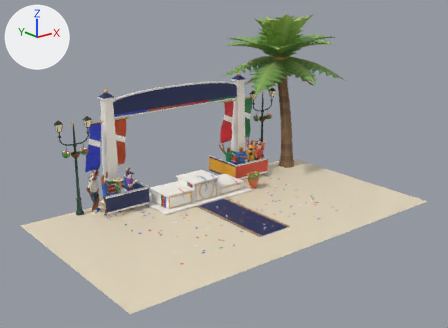
What one commit did to the glTF model apps/client/public/env/podium.glb.
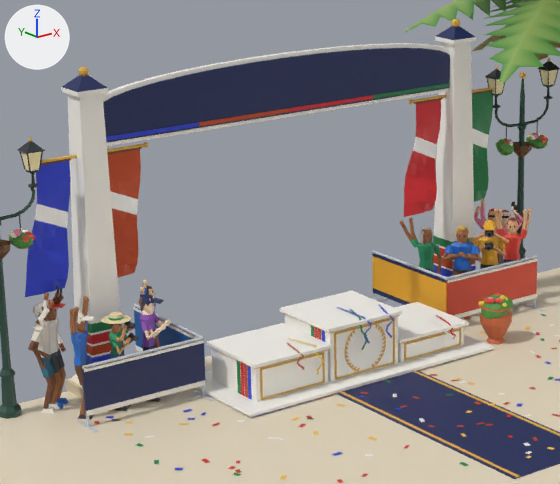
There are two pictures of each version: one whole from a camera (50 mm lens) standing at (-17.51, -23.99, 11.02) and looking at (0.29, -1.74, 2.12), one close up on the part from 17% to 62% of the width and 20% to 73% of the height. The axes (+X, +Y, +Z) are drawn at upper left. The lights are the same throughout. The first two pictures are the older version. Where no turn or scale is listed for an object, it has been applied to the vertices. Vertices at exactly the same position are counted once.
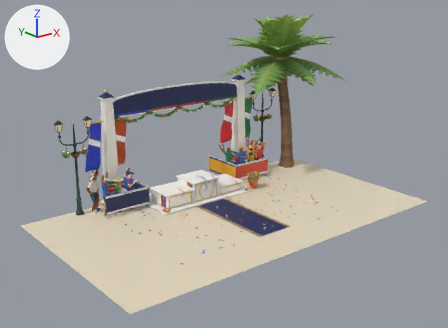
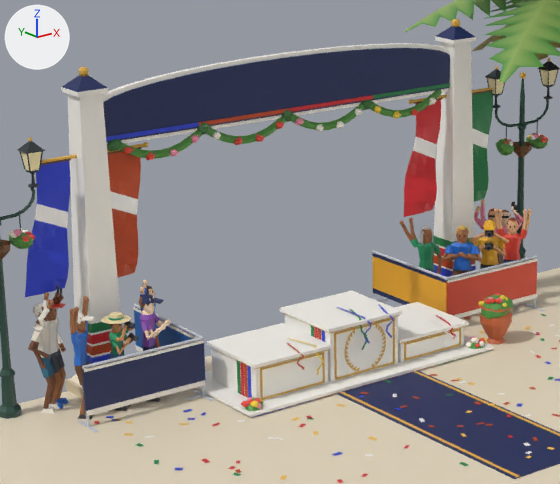
Changed parts and their boxes (x1, y1, x2, y2) in the close-ups (560 x 484 px; the box of a moved part takes in the faces that stretch with it):
'Mesh_4', reshaped, moved, rescaled (1003% wider, 1096% taller)
    before: (478, 293, 514, 319)
    after: (107, 89, 514, 411)
part 1 of me_mesh_4, moved or reshaped
    before: (478, 301, 484, 306)
    after: (123, 147, 133, 154)
part 2 of me_mesh_4, moved or reshaped
    before: (484, 299, 490, 304)
    after: (146, 153, 155, 160)
part 3 of me_mesh_4, moved or reshaped (not visible before)
    after: (191, 135, 199, 143)
part 4 of me_mesh_4, moved or reshaped (not visible before)
    after: (213, 132, 221, 139)
part 5 of me_mesh_4, moved or reshaped (not visible before)
    after: (234, 137, 243, 145)
part 6 of me_mesh_4, moved or reshaped (not visible before)
    after: (276, 121, 284, 129)
part 7 of me_mesh_4, moved or reshaped (not visible before)
    after: (295, 118, 304, 126)
part 8 of me_mesh_4, moved or reshaped
    before: (500, 295, 506, 299)
    after: (316, 124, 324, 131)
part 9 of me_mesh_4, moved or reshaped (not visible before)
    after: (336, 121, 345, 129)
part 10 of me_mesh_4, moved or reshaped (not visible before)
    after: (355, 109, 362, 116)
part 11 of me_mesh_4, moved or reshaped (not visible before)
    after: (374, 106, 382, 113)
part 12 of me_mesh_4, moved or reshaped
    before: (490, 298, 495, 303)
    after: (393, 111, 401, 118)
part 13 of me_mesh_4, added
    after: (107, 89, 442, 159)
part 14 of me_mesh_4, added
    after: (465, 336, 487, 349)
part 15 of me_mesh_4, added
    after: (241, 397, 263, 411)

What the commit changed:
me_mesh_4 is used by ob_mesh_4; location (3.08, -0.73, 0.71); scale (0.33, 0.31, 0.238).
me_mesh_4 had 210 vertices, 360 faces and spanned x -1.0..1.0, y -1.0..1.0, z -1.0..1.0.
me_mesh_4 now has 930 vertices, 1600 faces and spans x -1.0..1.0, y -1.0..1.0, z -1.0..1.0.
me_mesh_4 part 1: the loose piece of 12 vertices spanning x -0.9..-0.51, y 0.31..0.7, z 0.03..0.47 is scaled about its middle by (0.119, 0.289, 0.122), then moved by (-0.19, 0.35, 0.62).
me_mesh_4 part 2: the loose piece of 12 vertices spanning x -0.8..-0.47, y -0.16..0.21, z 0.39..0.81 is scaled about its middle by (0.13, 0.319, 0.133), then moved by (-0.15, 0.84, 0.2).
me_mesh_4 part 3: the loose piece of 12 vertices spanning x -0.41..-0.14, y 0.56..0.87, z 0.18..0.54 is scaled about its middle by (0.151, 0.389, 0.173), then moved by (-0.25, 0.15, 0.51).
me_mesh_4 part 4: the loose piece of 12 vertices spanning x 0.09..0.46, y 0.02..0.48, z 0.54..0.93 is scaled about its middle by (0.115, 0.274, 0.136), then moved by (-0.68, 0.6, 0.14).
me_mesh_4 part 5: the loose piece of 12 vertices spanning x -0.55..-0.26, y -0.09..0.22, z 0.51..0.83 is scaled about its middle by (0.156, 0.365, 0.174), then moved by (0.12, 0.8, 0.12).
me_mesh_4 part 6: the loose piece of 12 vertices spanning x 0.04..0.35, y 0.66..1.0, z 0.06..0.38 is scaled about its middle by (0.146, 0.343, 0.176), then moved by (-0.24, 0.03, 0.65).
me_mesh_4 part 7: the loose piece of 12 vertices spanning x 0.03..0.35, y 0.14..0.45, z 0.42..0.74 is scaled about its middle by (0.154, 0.367, 0.178), then moved by (-0.12, 0.57, 0.3).
me_mesh_4 part 8: the loose piece of 12 vertices spanning x -0.03..0.31, y -0.54..-0.21, z 0.62..1.0 is scaled about its middle by (0.13, 0.354, 0.153), then moved by (0.06, 1.23, -0.02).
me_mesh_4 part 9: the loose piece of 12 vertices spanning x 0.31..0.74, y -0.37..0.03, z 0.17..0.62 is scaled about its middle by (0.109, 0.281, 0.13), then moved by (-0.2, 1.03, 0.4).
me_mesh_4 part 10: the loose piece of 12 vertices spanning x 0.06..0.51, y -0.64..-0.12, z 0.27..0.76 is scaled about its middle by (0.098, 0.235, 0.114), then moved by (0.16, 1.24, 0.35).
me_mesh_4 part 11: the loose piece of 12 vertices spanning x -0.39..0.01, y -0.65..-0.18, z 0.39..0.89 is scaled about its middle by (0.102, 0.256, 0.126), then moved by (0.76, 1.28, 0.22).
me_mesh_4 part 12: the loose piece of 12 vertices spanning x -0.67..-0.39, y -0.44..-0.08, z 0.49..0.88 is scaled about its middle by (0.142, 0.344, 0.151), then moved by (1.22, 1.12, 0.11).
me_mesh_4 part 13: 264 vertices added at x -1.0..1.0, y 0.78..1.0, z 0.76..1.0.
me_mesh_4 part 14: 150 vertices added at x 0.63..0.75, y -0.99..-0.71, z -1.0..-0.87.
me_mesh_4 part 15: 126 vertices added at x -0.72..-0.62, y -1.0..-0.72, z -0.99..-0.87.
Other edits to the shape of me_mesh_4 do not show in these pictures.
Object 'Mesh_4' (ob_mesh_4) moves from (3.08, -0.73, 0.71) to (-0.06, 0.32, 2.25).
Object 'Mesh_4' (ob_mesh_4) is rescaled from (0.33, 0.31, 0.238) to (3.64, 1.37, 2.29).
